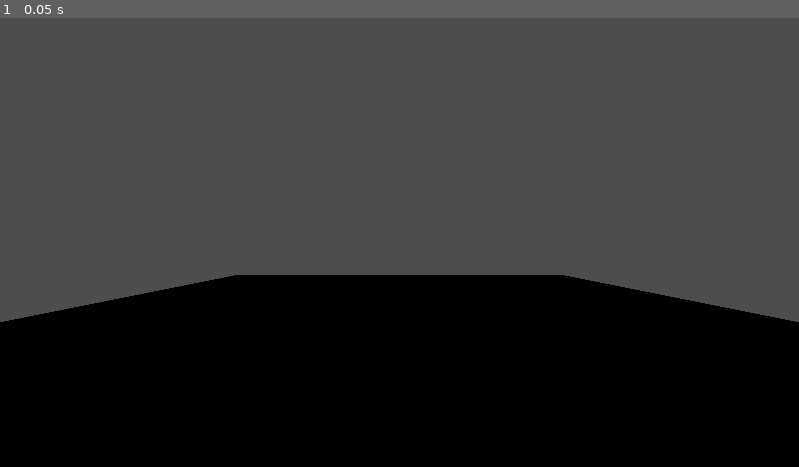
Above: before the commit, frame 1.
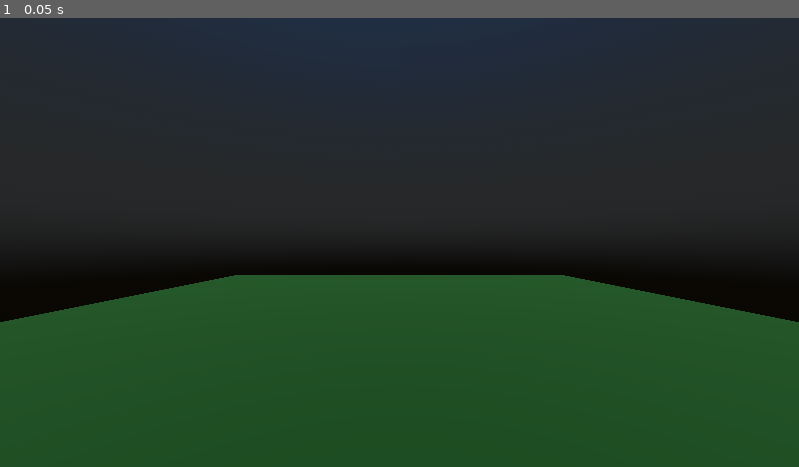
Above: after the commit, the same moment.

Repository: Boyquotes/3DRPG
Game: Godot game, scene res://Level/test_level.tscn
Same seed, same stepped clock (60 frames per second), same inputs: the game is played once before the commit and once after it.
Inputs:
- Up to frame 1 (0.05 s): no input

The runs differ from the first frame. In frame 1, 100% of the frame differs, in the area x 0-100%, y 0-100%.

Commit message:
Added Skydome
-created physical sky and directional light (sun) as scene SkyDome
- added SkyDome to test level

Diff:
--- a/Level/test_level.tscn
+++ b/Level/test_level.tscn
@@ -1,6 +1,7 @@
-[gd_scene load_steps=2 format=3 uid="uid://oeoptxud4us3"]
+[gd_scene load_steps=3 format=3 uid="uid://oeoptxud4us3"]
 
 [ext_resource type="PackedScene" uid="uid://b8dbjn7a5nyf" path="res://Models/Ground_Gras.tscn" id="1_nahcp"]
+[ext_resource type="PackedScene" uid="uid://bv36m7kd1jpik" path="res://SkyDome/SkyDome.tscn" id="2_42i6g"]
 
 [node name="Test_Level" type="Node3D"]
 
@@ -8,3 +9,5 @@
 
 [node name="Camera3D" type="Camera3D" parent="."]
 transform = Transform3D(1, 0, 0, 0, 1, 0, 0, 0, 1, 0, 2, 8)
+
+[node name="SkyDome" parent="." instance=ExtResource("2_42i6g")]
--- /dev/null
+++ b/SkyDome/SkyDome.tscn
@@ -0,0 +1,28 @@
+[gd_scene load_steps=6 format=3 uid="uid://bv36m7kd1jpik"]
+
+[sub_resource type="Gradient" id="Gradient_17w0g"]
+offsets = PackedFloat32Array(0, 0.785714)
+colors = PackedColorArray(0, 0, 0, 1, 0, 0.0352941, 0.235294, 1)
+
+[sub_resource type="GradientTexture2D" id="GradientTexture2D_drkb6"]
+gradient = SubResource("Gradient_17w0g")
+fill_from = Vector2(0.994505, 0.571429)
+
+[sub_resource type="PhysicalSkyMaterial" id="PhysicalSkyMaterial_ujq53"]
+night_sky = SubResource("GradientTexture2D_drkb6")
+
+[sub_resource type="Sky" id="Sky_cpbp3"]
+sky_material = SubResource("PhysicalSkyMaterial_ujq53")
+
+[sub_resource type="Environment" id="Environment_iunti"]
+background_mode = 2
+sky = SubResource("Sky_cpbp3")
+
+[node name="SkyDome" type="Node3D"]
+
+[node name="WorldEnvironment" type="WorldEnvironment" parent="."]
+environment = SubResource("Environment_iunti")
+
+[node name="Sun" type="DirectionalLight3D" parent="."]
+transform = Transform3D(1, 0, 0, 0, -4.37114e-08, 1, 0, -1, -4.37114e-08, 0, 0, 0)
+shadow_enabled = true
